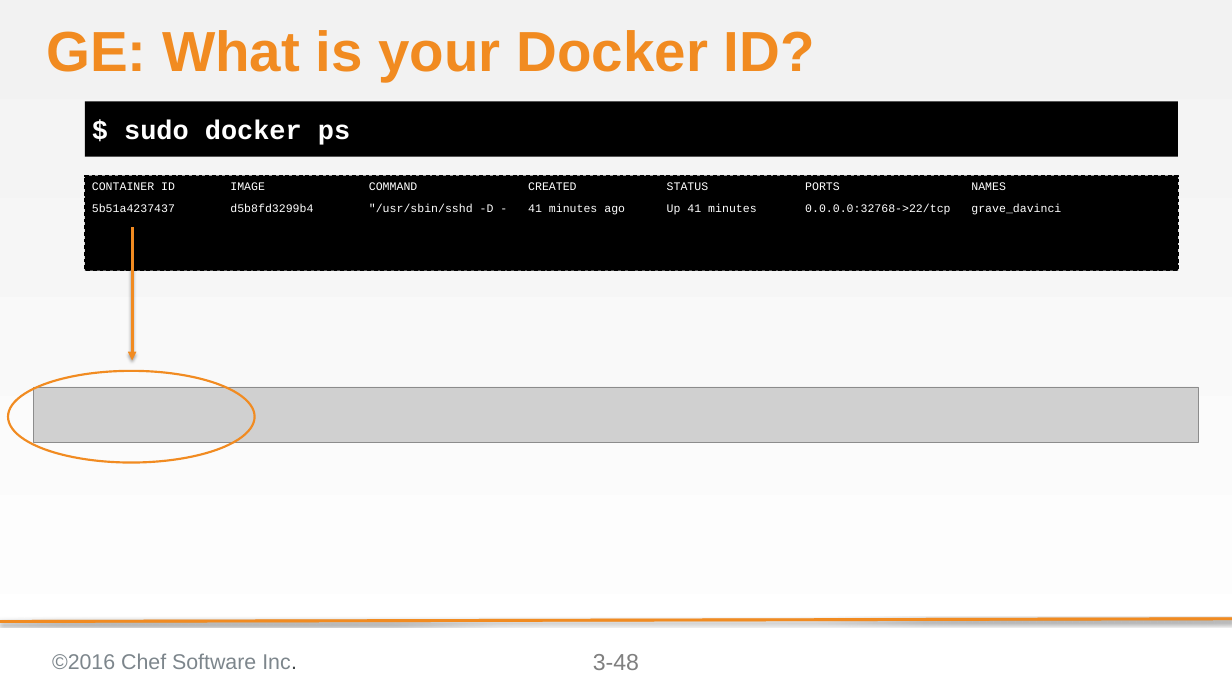
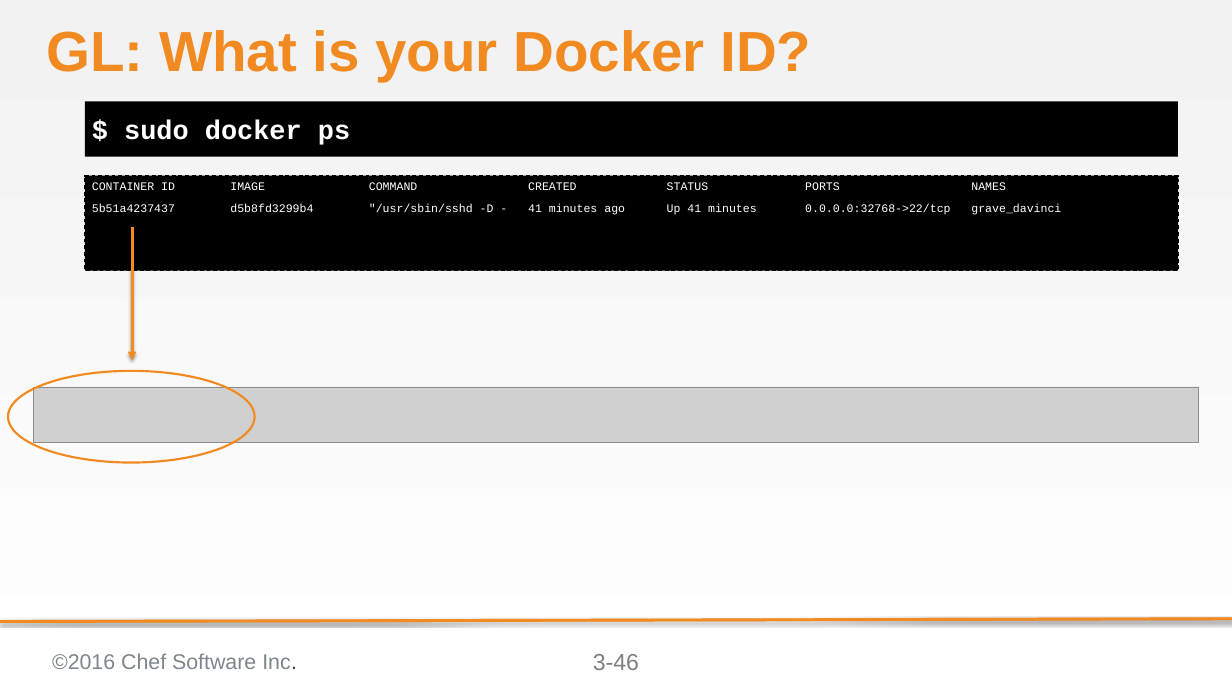
Before and after one commit to bchamby/chef-compliance-installation-configuration-operation, a slide deck: slide 46 of 03-initial-configuration-scans.pptx (slide 48 before the commit). Drawn at 1232x693 pixels with LibreOffice and Linux fonts; fonts in the diff are those of the drawing; grey boxes stand for pictures; background and template pictures are left out. Boxes give left, top, right and bottom in pixels: in the first picture for what was removed or moved away, otherwise in the second. Text is boxed around its words. In the diff, an @@ line names an element or a change of style, - is before the commit and + after.

```diff
--- a/03-initial-configuration-scans.pptx
+++ b/03-initial-configuration-scans.pptx
@@ title at [46, 30, 812, 82]: text changed @@
-GE: What is your Docker ID?
+GL: What is your Docker ID?
@@ page number at [593, 654, 639, 670]: text changed @@
-3-48
+3-46
```
Also in this commit, not shown: 40 other slides changed, 3 slides removed, 2 other files.
